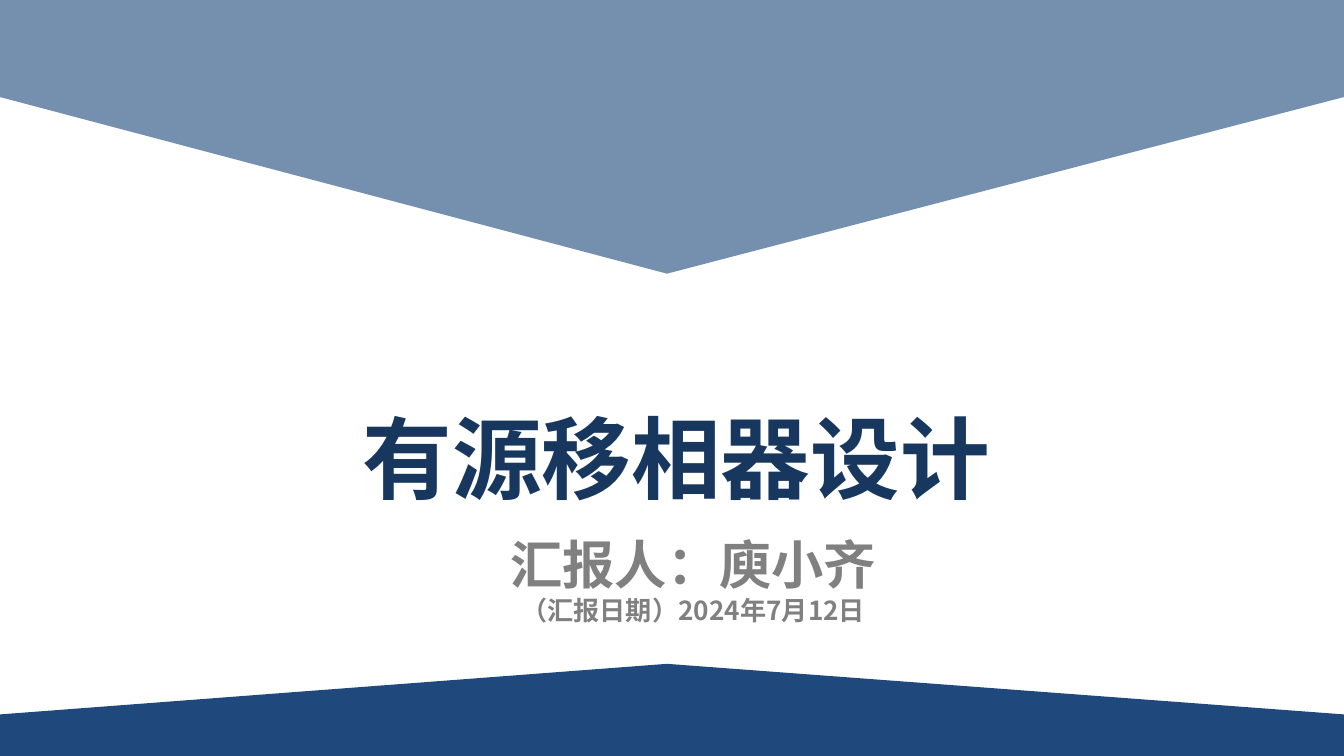
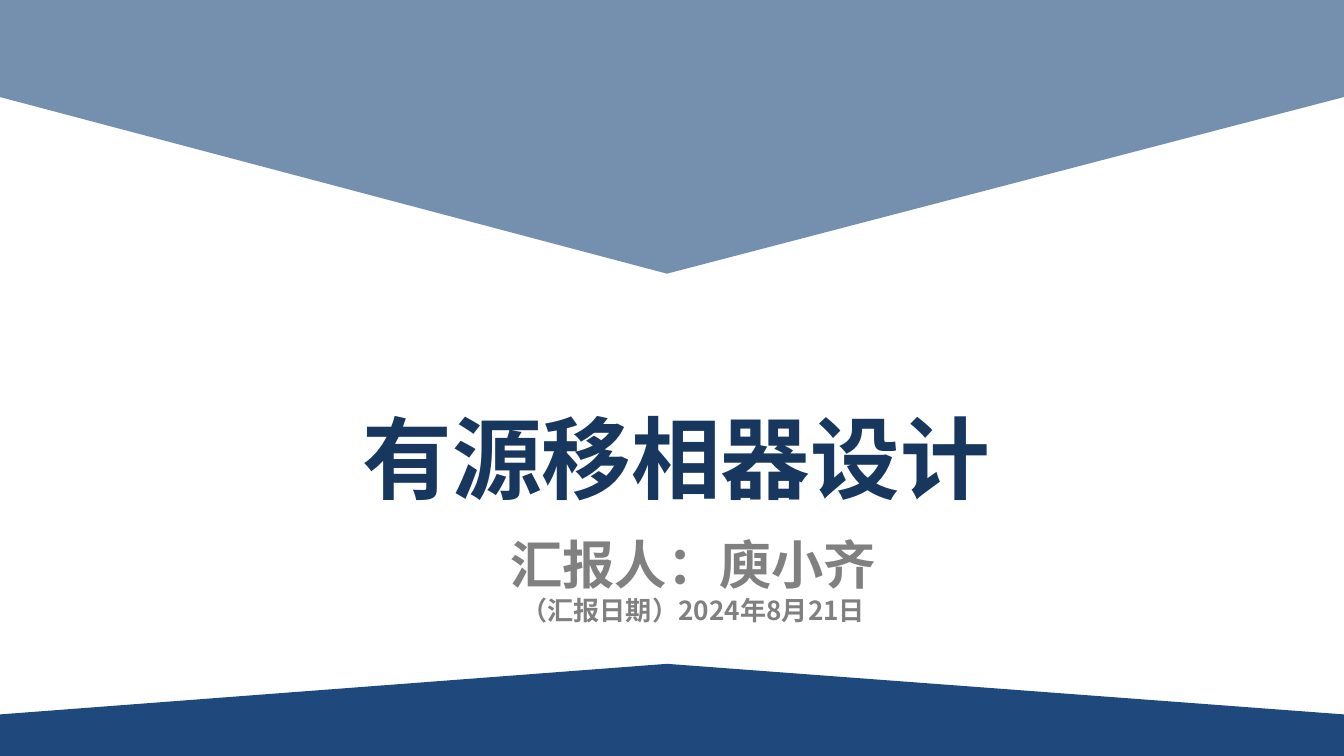
Before and after one commit to CreatorYu/Workfile, a slide deck: slide 1 of 2024_8_21_庾小齐-有源移相器.pptx. Drawn at 1344x756 pixels with LibreOffice and Linux fonts; fonts in the diff are those of the drawing; background and template pictures are left out. Boxes give left, top, right and bottom in pixels: in the first picture for what was removed or moved away, otherwise in the second. Text is boxed around its words. In the diff, an @@ line names an element or a change of style, - is before the commit and + after.

```diff
--- a/2024_8_21_庾小齐-有源移相器.pptx
+++ b/2024_8_21_庾小齐-有源移相器.pptx
@@ subtitle at [521, 597, 865, 623]: text changed @@
-（汇报日期）2024年7月12日
+（汇报日期）2024年8月21日
```
Also in this commit, not shown: 3 other slides changed, 7 slides added, 3 slides removed.
